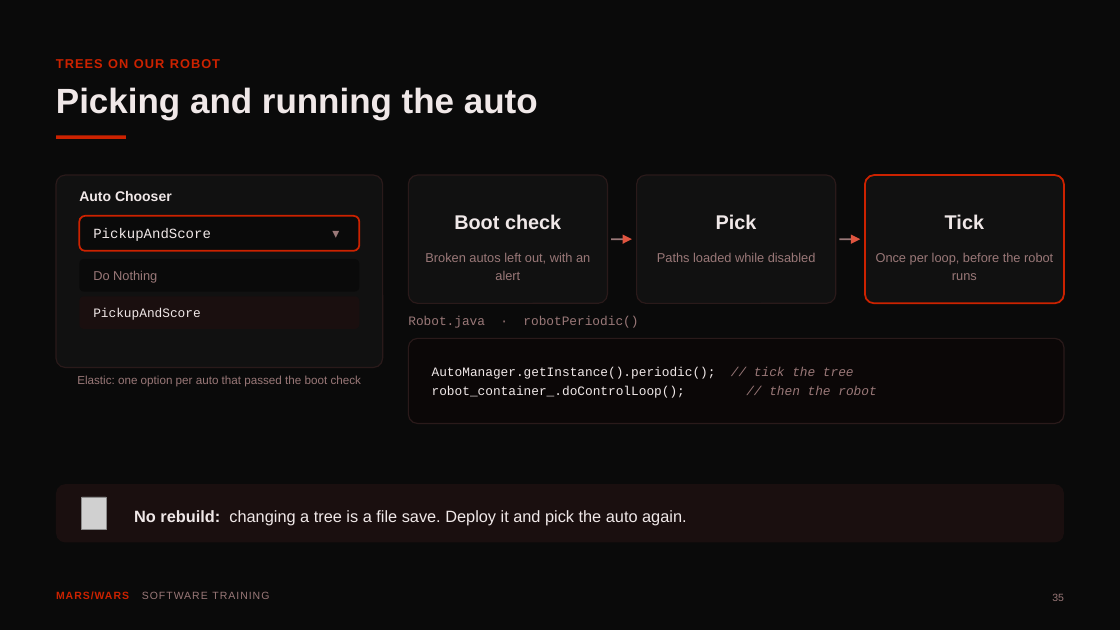
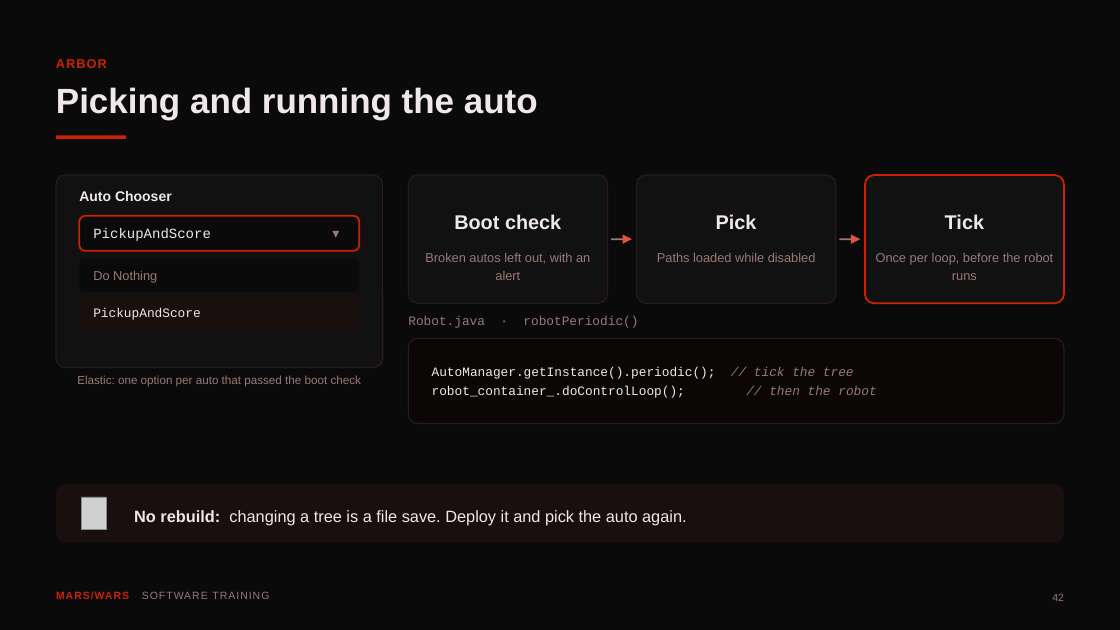
Before and after one commit to FRC-Team-4143/scriptum-lessons, a slide deck: slide 42 of deck9-autonomous.pptx (slide 35 before the commit). Drawn at 1120x630 pixels with LibreOffice and Linux fonts; fonts in the diff are those of the drawing; grey boxes stand for pictures. Boxes give left, top, right and bottom in pixels: in the first picture for what was removed or moved away, otherwise in the second. Text is boxed around its words. In the diff, an @@ line names an element or a change of style, - is before the commit and + after.

```diff
--- a/deck9-autonomous.pptx
+++ b/deck9-autonomous.pptx
@@ text at (x1=56, y1=59, x2=107, y2=68): text changed @@
-TREES ON OUR ROBOT
+ARBOR
@@ text at (x1=1052, y1=594, x2=1064, y2=601): text changed @@
-35
+42
```
Also in this commit, not shown: 37 other slides changed, 7 slides added, 1 other file.
